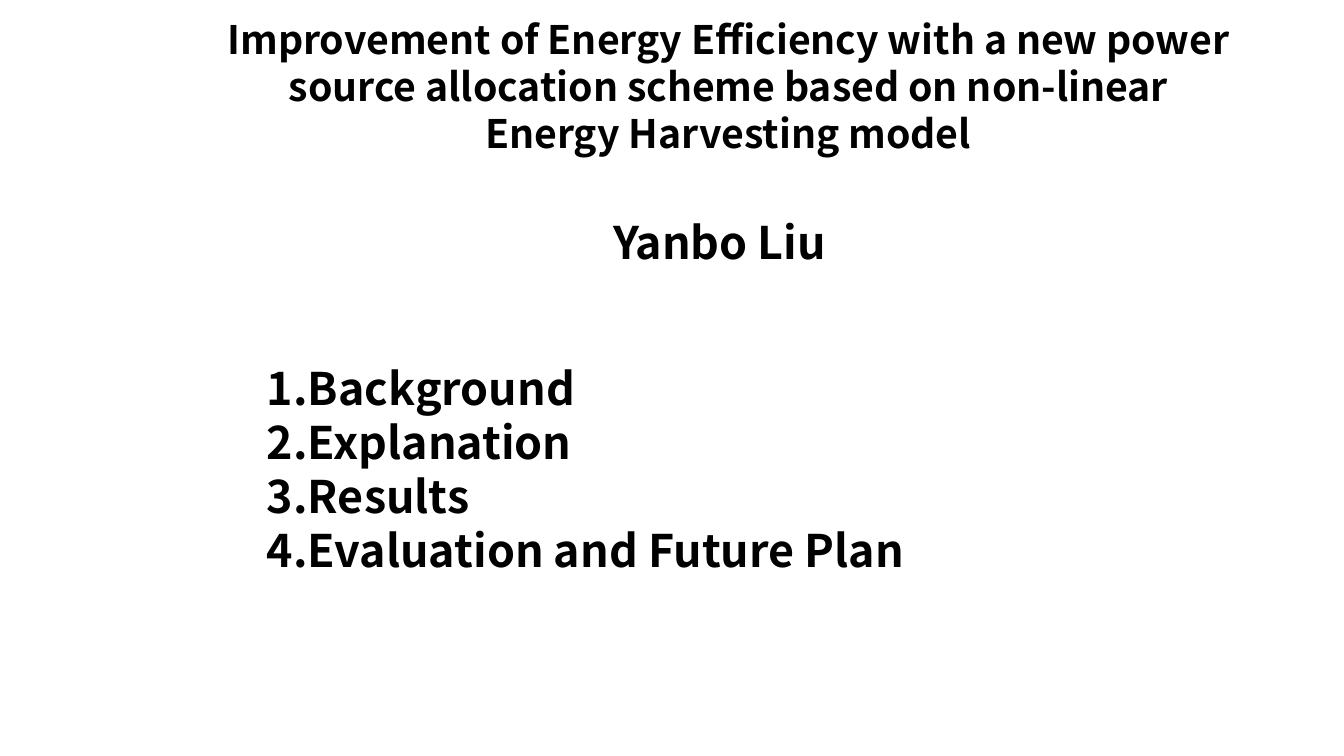
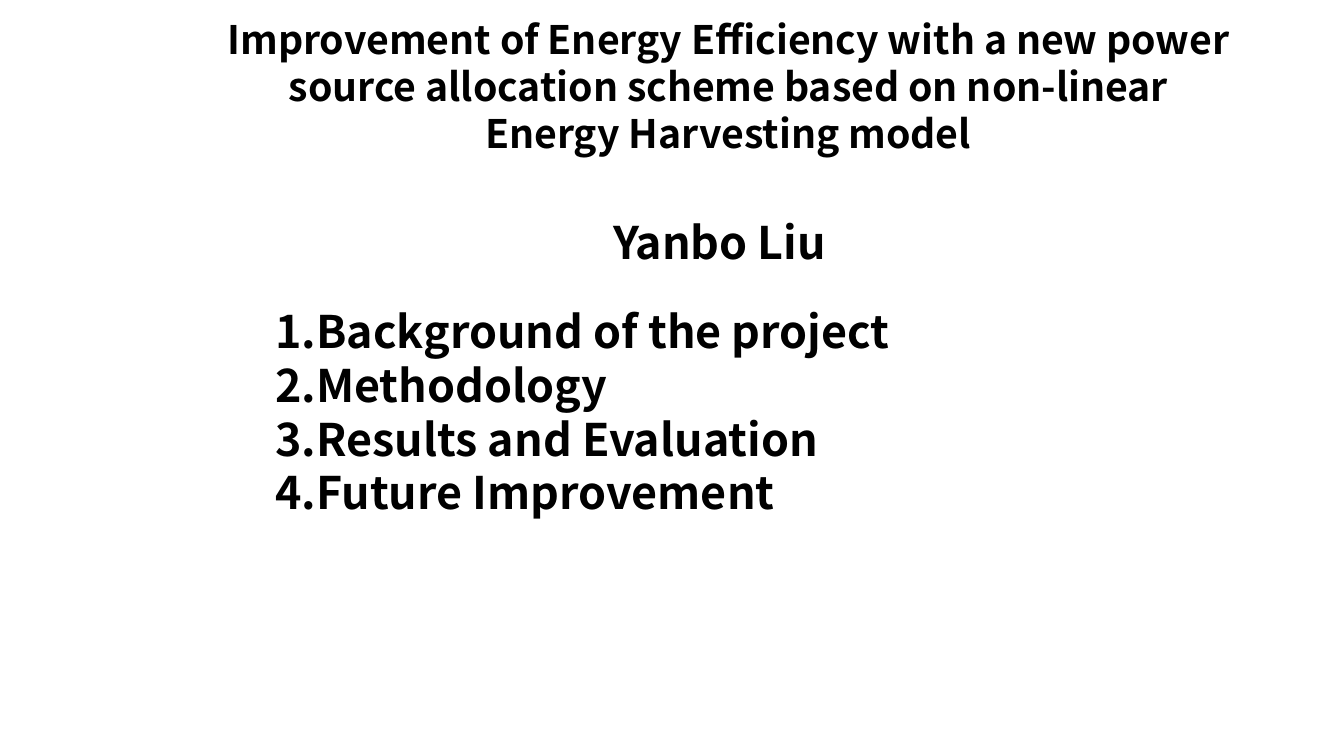
Before and after one commit to lyb1234567/Third-year-lectures, a slide deck: slide 1 of EEE380/Second Marker.pptx. Drawn at 1344x756 pixels with LibreOffice and Linux fonts; fonts in the diff are those of the drawing. Boxes give left, top, right and bottom in pixels: in the first picture for what was removed or moved away, otherwise in the second. Text is boxed around its words. In the diff, an @@ line names an element or a change of style, - is before the commit and + after.

```diff
--- a/EEE380/Second Marker.pptx
+++ b/EEE380/Second Marker.pptx
@@ text at <box>275,311,890,519</box>: text changed @@
-1. Background
-2. Explanation
-3. Results
-4. Evaluation and Future Plan
+1. Background of the project
+2. Methodology
+3. Results and Evaluation
+4. Future Improvement
```
Also in this commit, not shown: 28 other slides changed, 6 slides added, 4 slides removed, 22 other files.
